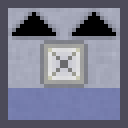
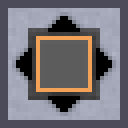
Revision of a layered (128, 128) image; what changed, layer by layer:
added layer "arrows out smaller" above "arrows out" over [left=16, top=16, right=112, bottom=112]
hid "arrows" over [left=12, top=12, right=116, bottom=36]
hid "filter" over [left=44, top=44, right=84, bottom=84]
hid "side bott" over [left=8, top=88, right=120, bottom=120]
added layer "gas" above "small" over [left=28, top=28, right=100, bottom=100]
